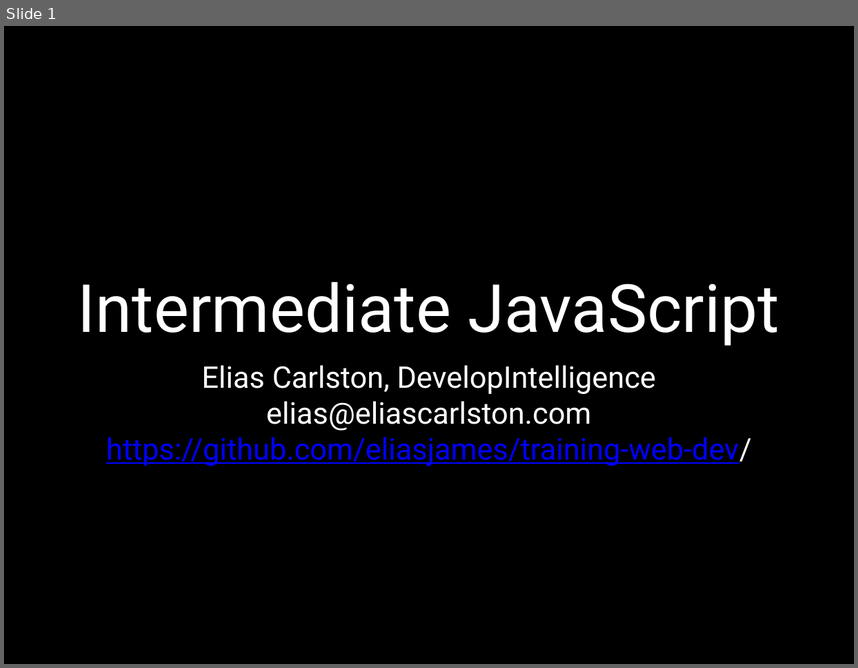
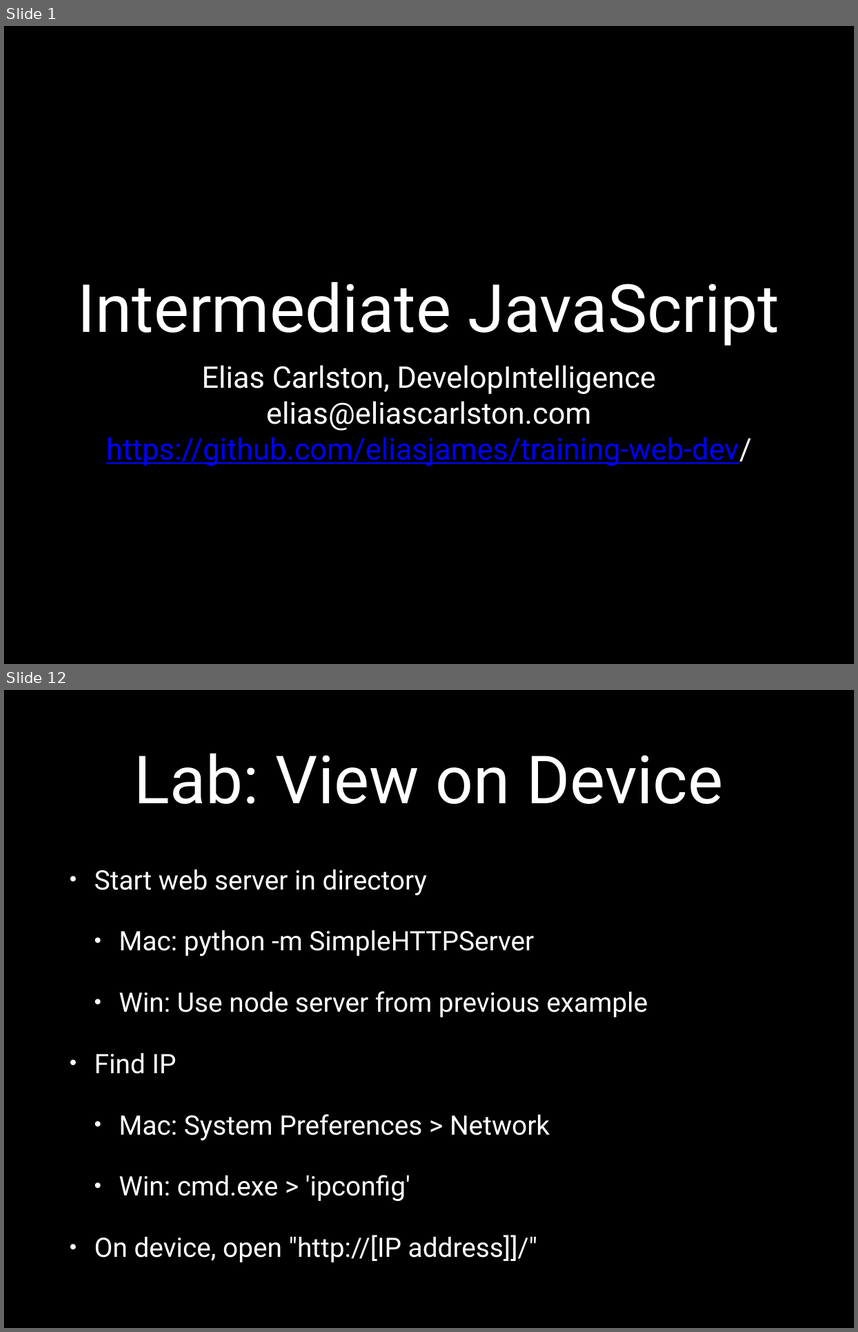
Before and after one commit to eliasjames/training-web-dev, a slide deck: intermediate-front-end/slides/powerpoint/day3.pptx. Shown one above the other, each under a label of ours: slide 1 before the commit, slides 1 and 12 after it; the slides between them are not shown. The pictures are 858x668 and 858x1332 pixels, drawn with LibreOffice and Linux fonts; fonts in the diff are those of the drawing. Boxes give left, top, right and bottom in pixels: in the first picture for what was removed or moved away, otherwise in the second. Text is boxed around its words. In the diff, an @@ line names an element or a change of style, - is before the commit and + after.

```diff
--- a/intermediate-front-end/slides/powerpoint/day3.pptx
+++ b/intermediate-front-end/slides/powerpoint/day3.pptx
@@ slide 12 added at <box>4,690,854,1328</box>, background #000000 @@
@@ title added at <box>134,753,723,804</box>, 80 pt, text #FFFFFF @@
+Lab: View on Device
@@ text added at <box>94,869,648,1262</box>, 32.3 pt, text #FFFFFF @@
+• Start web server in directory
+  • Mac: python -m SimpleHTTPServer
+  • Win: Use node server from previous example
+• Find IP
+  • Mac: System Preferences > Network
+  • Win: cmd.exe > 'ipconfig'
+• On device, open "http://[IP address]]/"
```
Also in this commit, not shown: 1 slide changed, 38 other slides added.
